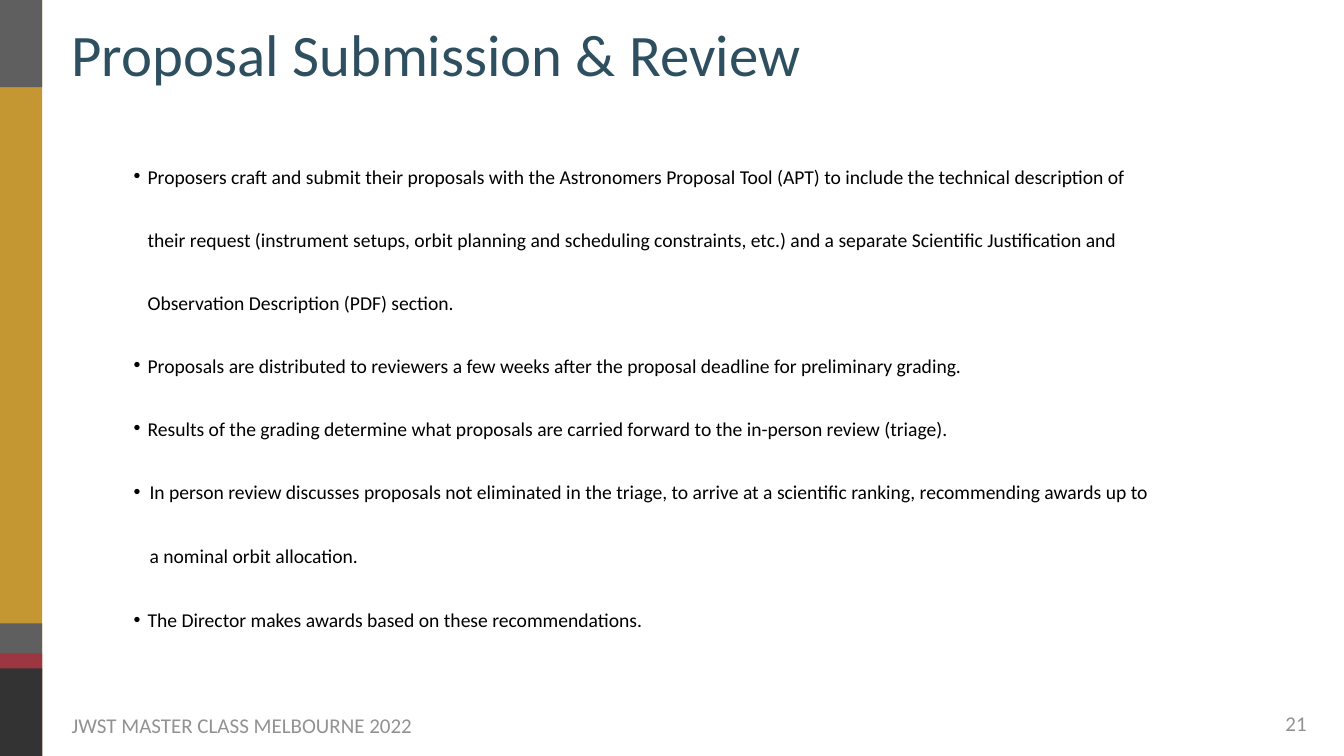
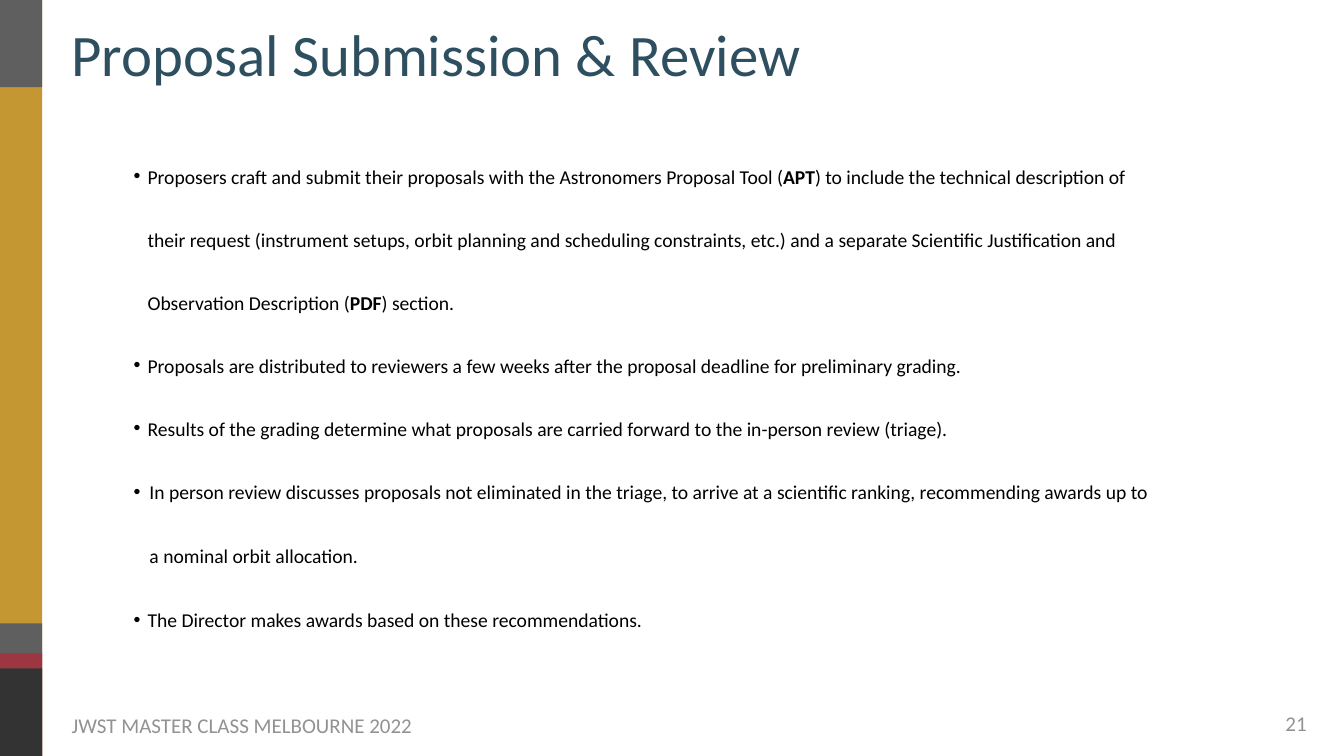
Before and after one commit to themiyan/jwst_masterclass_melbourne_2022, a slide deck: slide 21 of Presentations_Main/03_JWST_Cycle2_Proposals.pptx. Drawn at 1344x756 pixels with LibreOffice and Linux fonts; fonts in the diff are those of the drawing; background and template pictures are left out. Boxes give left, top, right and bottom in pixels: in the first picture for what was removed or moved away, otherwise in the second. Text is boxed around its words. In the diff, an @@ line names an element or a change of style, - is before the commit and + after.

Commit message:
Minor tweaks

```diff
--- a/Presentations_Main/03_JWST_Cycle2_Proposals.pptx
+++ b/Presentations_Main/03_JWST_Cycle2_Proposals.pptx
@@ text at box(148, 170, 1125, 313): bold on in "(APT) (PDF)" @@
```
Also in this commit, not shown: 1 other slide changed.
